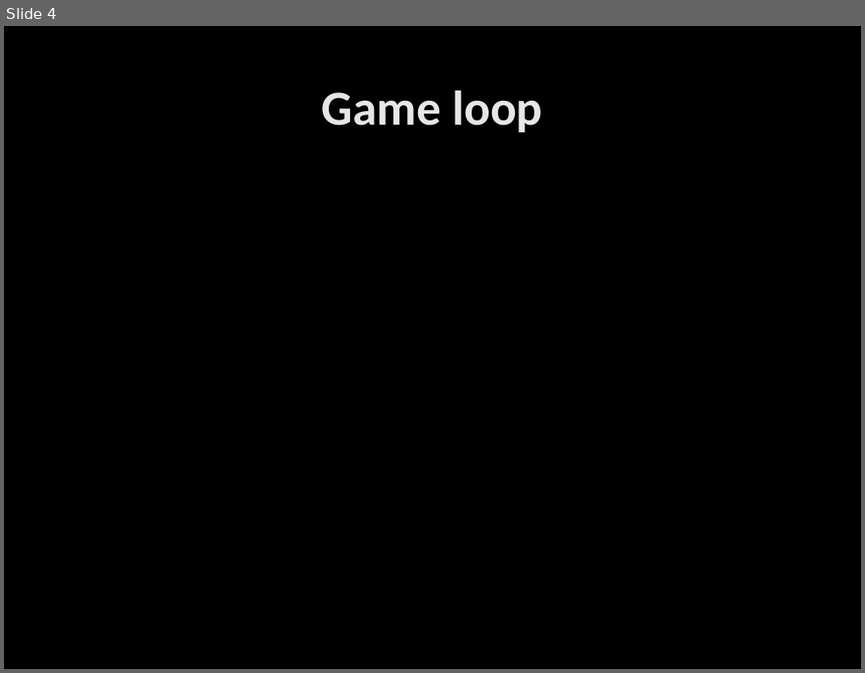
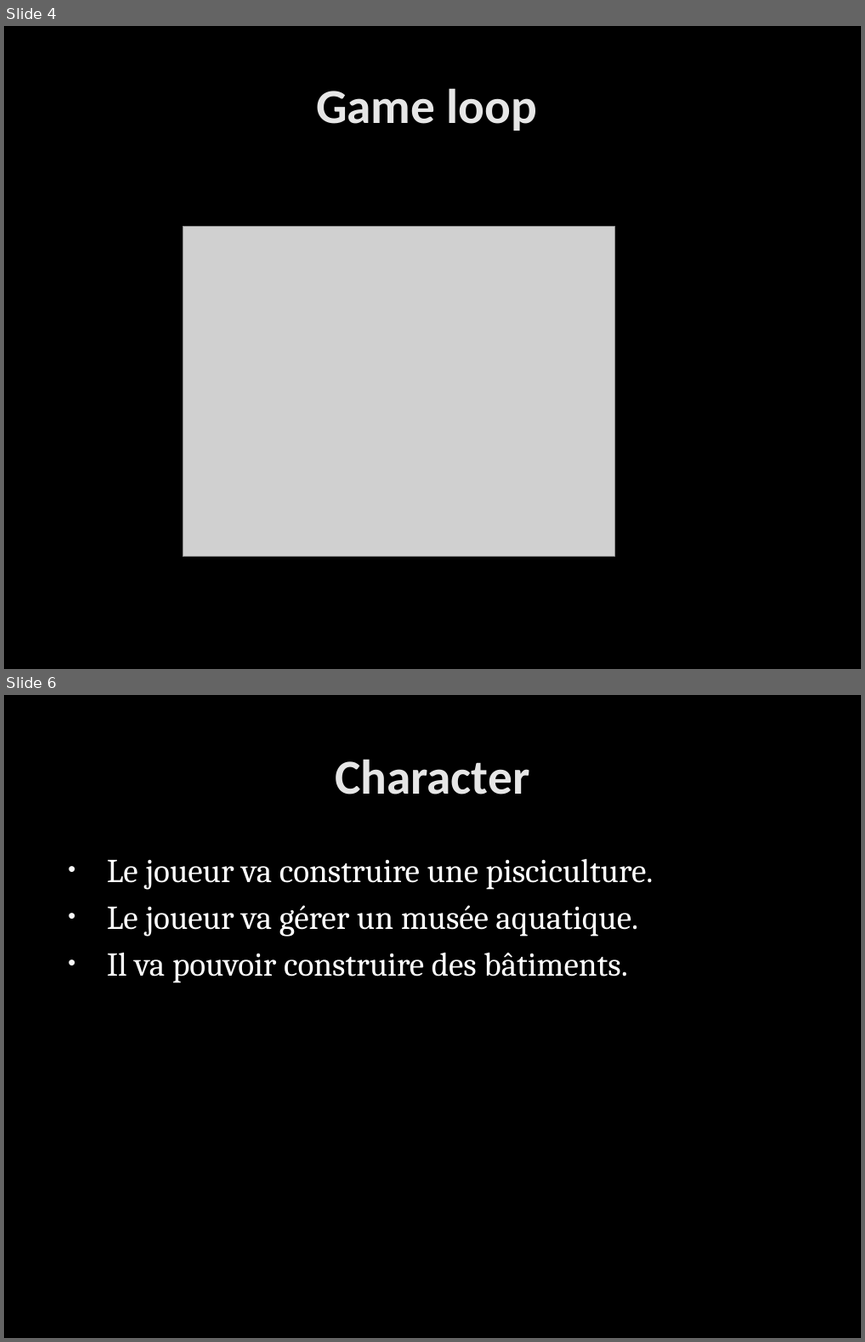
Before and after one commit to marc-dev/Bi-App, a slide deck: Documentation/Concepts/Pisciculture/Document de cadrage.pptx. Shown one above the other, each under a label of ours: slide 4 before the commit, slides 4 and 6 after it; the slides between them are not shown. The pictures are 865x673 and 865x1342 pixels, drawn with LibreOffice and Linux fonts; fonts in the diff are those of the drawing; grey boxes stand for pictures; background and template pictures are left out. Boxes give left, top, right and bottom in pixels: in the first picture for what was removed or moved away, otherwise in the second. Text is boxed around its words. In the diff, an @@ line names an element or a change of style, - is before the commit and + after.

Commit message:
Update DC pisciculture

```diff
--- a/Documentation/Concepts/Pisciculture/Document de cadrage.pptx
+++ b/Documentation/Concepts/Pisciculture/Document de cadrage.pptx
@@ slide 6 added at <box>4,695,861,1338</box>, background picture (left out) @@
@@ title added at <box>335,759,529,794</box>, 41 pt, text gradient #E7E7E7 to #E3E3E3, bold @@
+Character
@@ text added at <box>107,858,653,983</box>, 28 pt, text #FFFFFF @@
+• Le joueur va construire une pisciculture.
+• Le joueur va gérer un musée aquatique.
+• Il va pouvoir construire des bâtiments.
@@ slide 4 changed as well @@
@@ title "Game loop": place and size @@
-title "Game loop" at <box>322,90,543,132</box>
+title "Game loop" at <box>316,88,537,131</box>
@@ picture added at <box>183,226,615,556</box> @@
```
Also in this commit, not shown: 2 other slides changed, 5 other slides added, 5 slides removed.
